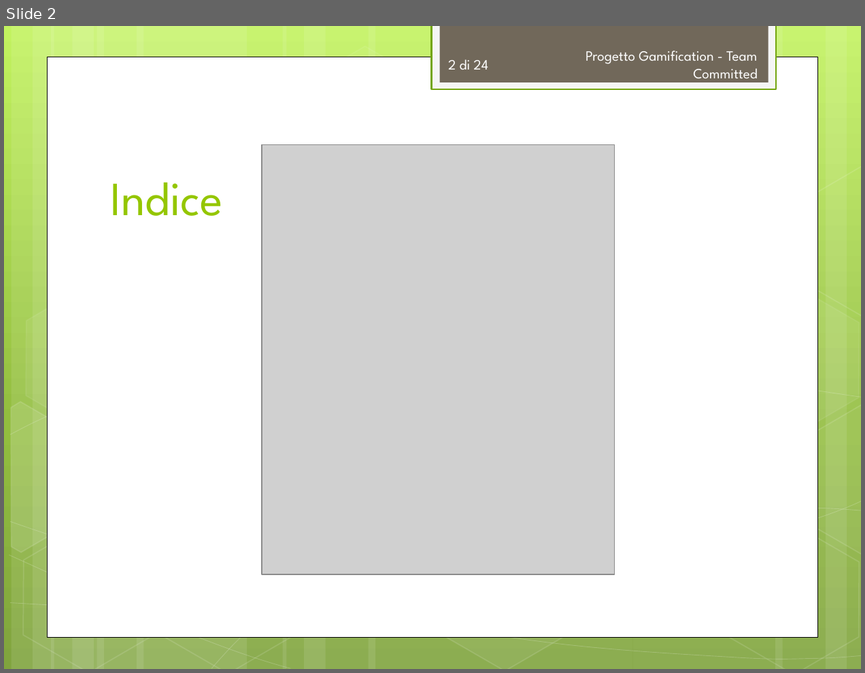
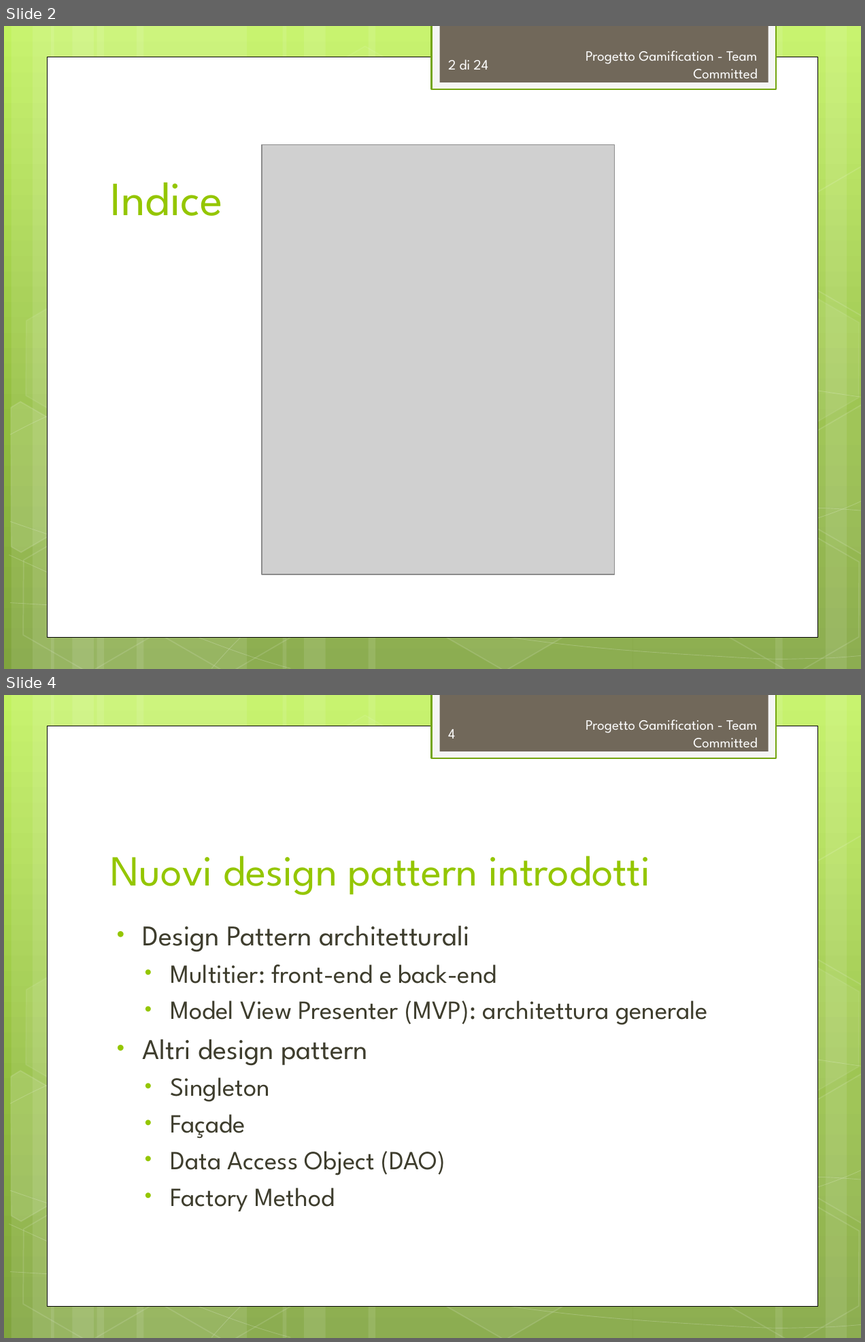
Before and after one commit to TeamCommitted/Team-Committed---Documenti, a slide deck: RQ/Esterni/Presentazione/RQ-Presentazione.pptx. Shown one above the other, each under a label of ours: slide 2 before the commit, slides 2 and 4 after it; the slides between them are not shown. The pictures are 865x673 and 865x1342 pixels, drawn with LibreOffice and Linux fonts; fonts in the diff are those of the drawing; grey boxes stand for pictures. Boxes give left, top, right and bottom in pixels: in the first picture for what was removed or moved away, otherwise in the second. Text is boxed around its words. In the diff, an @@ line names an element or a change of style, - is before the commit and + after.

```diff
--- a/RQ/Esterni/Presentazione/RQ-Presentazione.pptx
+++ b/RQ/Esterni/Presentazione/RQ-Presentazione.pptx
@@ slide 4 added at box(4, 695, 861, 1338), background gradient #C3F35F to #93BF3F to #81A53E; not listed: 31 template elements that a slide beside it also shows @@
@@ page number added at box(448, 729, 455, 739), 12 pt, text #FEFEFE @@
+4
@@ text added at box(585, 719, 757, 747), 12 pt, text #FEFEFE @@
+Progetto Gamification - Team Committed
@@ title added at box(110, 855, 650, 895), 36 pt, text #94C600 @@
+Nuovi design pattern introdotti
@@ text added at box(143, 926, 708, 1211), 22 pt, text #3E3D2D @@
+• Design Pattern architetturali
+  • Multitier: front-end e back-end
+  • Model View Presenter (MVP): architettura generale
+• Altri design pattern
+  • Singleton
+  • Façade
+  • Data Access Object (DAO)
+  • Factory Method
```
Also in this commit, not shown: 1 slide changed, 2 other slides added, 4 other files.
